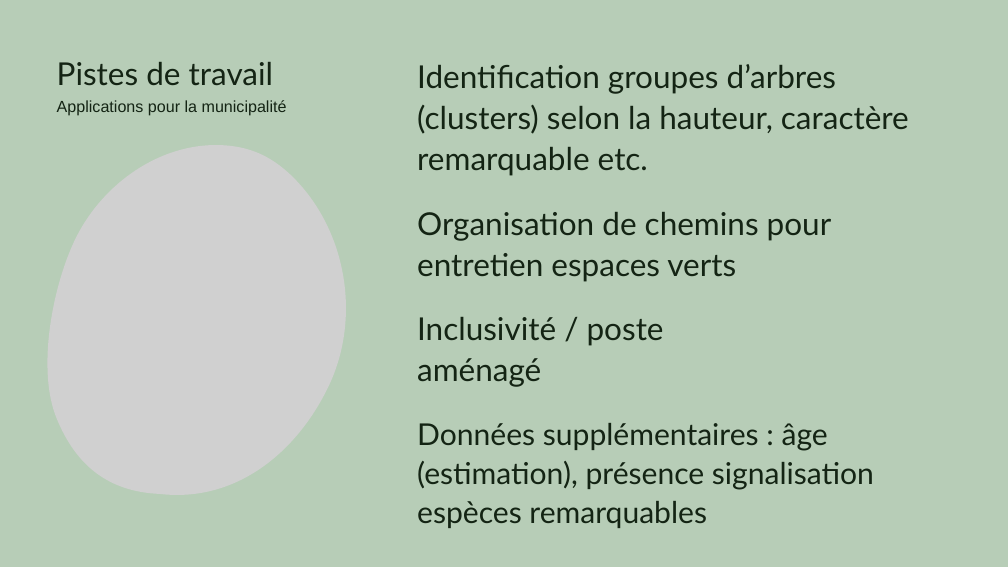
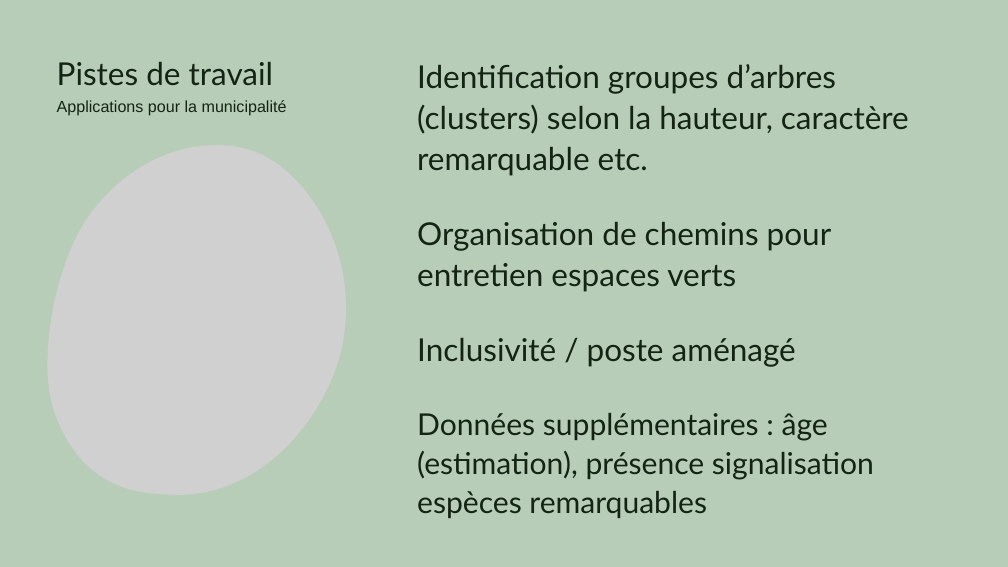
Before and after one commit to GrgMdmn/OpenClassrooms_AI_Projects, a slide deck: slide 20 of Project_2/soutenance_projet2.pptx. Drawn at 1008x567 pixels with LibreOffice and Linux fonts; fonts in the diff are those of the drawing; grey boxes stand for pictures. Boxes give left, top, right and bottom in pixels: in the first picture for what was removed or moved away, otherwise in the second. Text is boxed around its words. In the diff, an @@ line names an element or a change of style, - is before the commit and + after.

```diff
--- a/Project_2/soutenance_projet2.pptx
+++ b/Project_2/soutenance_projet2.pptx
@@ text "Organisation de chemins pour entretien ..." moved from (x1=417, y1=212, x2=832, y2=282) to (x1=417, y1=222, x2=832, y2=292) @@
@@ text "Inclusivité / poste aménagé" rewrapped from (x1=417, y1=317, x2=664, y2=387) to (x1=417, y1=338, x2=796, y2=367) @@
@@ text "Données supplémentaires : âge (estimation), ..." moved from (x1=417, y1=423, x2=874, y2=528) to (x1=417, y1=413, x2=874, y2=518) @@
```
Also in this commit, not shown: 3 other slides changed, 4 other files.
